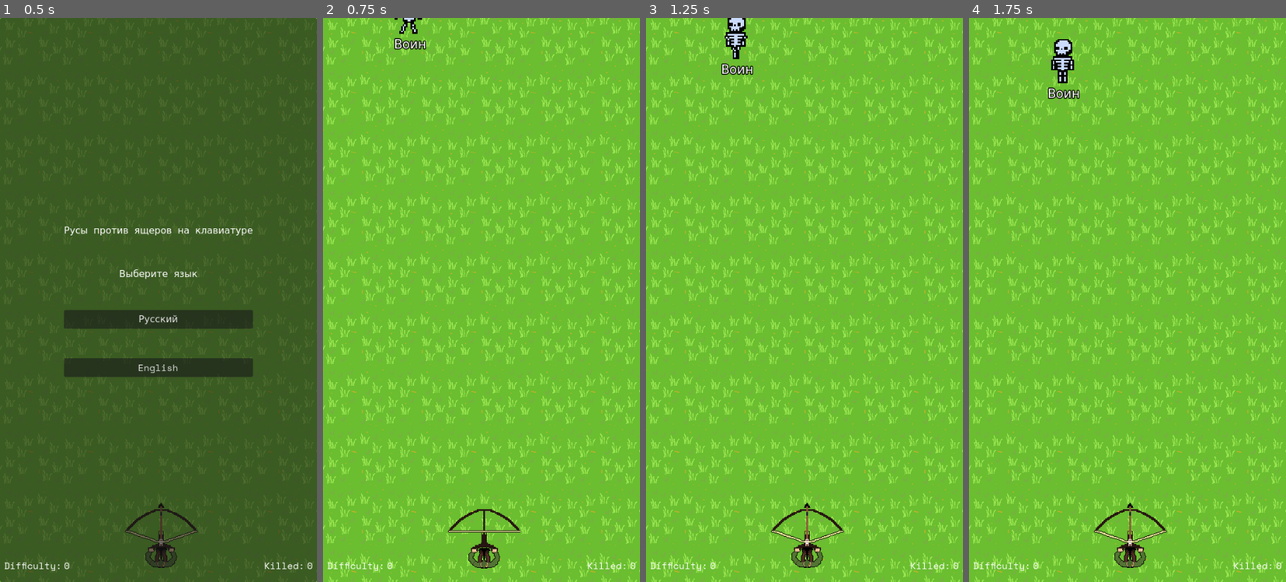
Above: before the commit, frames 1-4 (left to right).
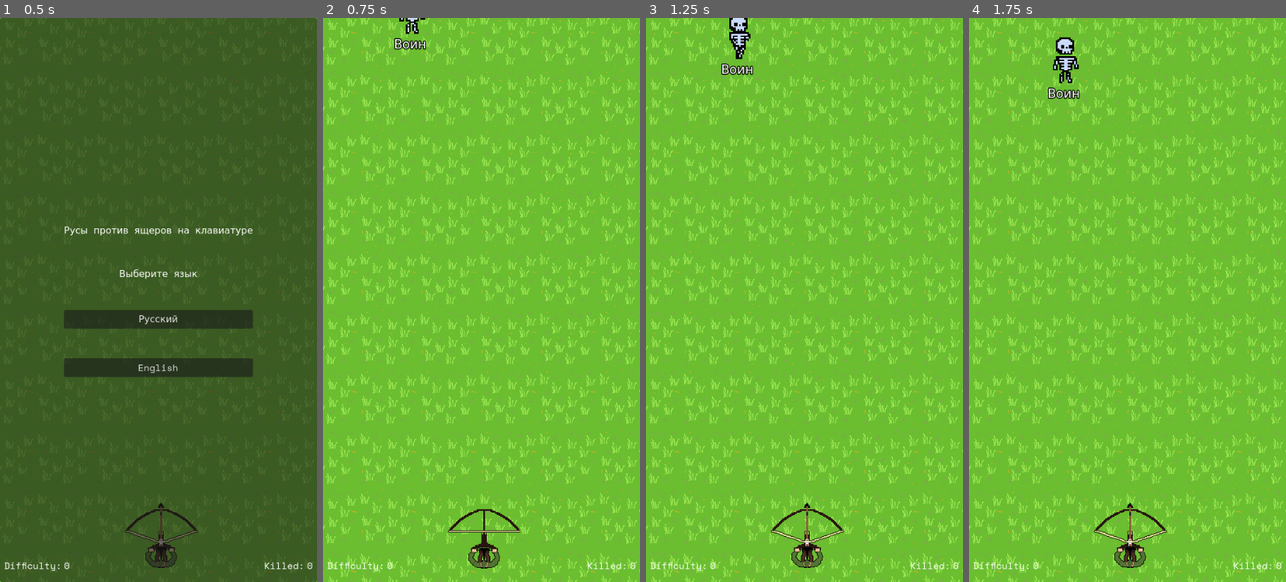
Above: after the commit, the same moments.

Repository: AshTrait0r/shootemup
Game: Godot game, scene res://Scenes/Main.tscn
Same seed, same stepped clock (60 frames per second), same inputs: the game is played once before the commit and once after it.
Inputs:
- Up to frame 1 (0.5 s): no input
- Up to frame 2 (0.75 s): click "Русский" at 0.5 s
- Up to frame 3 (1.25 s): no input
- Up to frame 4 (1.75 s): tap Enter at 1.25 s

Frame 1 is identical in both runs. In frame 2, 0.1% of the frame differs, in the area x 22-33%, y 0-3%; in frame 3, 0.3%; in frame 4, 0.4%, in the area x 25-35%, y 3-12%.

Commit message:
added script for death animation

Diff:
--- a/Scenes/Enemy.tscn
+++ b/Scenes/Enemy.tscn
@@ -1,10 +1,14 @@
-[gd_scene load_steps=14 format=3 uid="uid://c7wkfcwegnan7"]
+[gd_scene load_steps=18 format=3 uid="uid://c7wkfcwegnan7"]
 
 [ext_resource type="Script" path="res://Scripts/Enemy.gd" id="1_tn8v1"]
 [ext_resource type="FontFile" uid="uid://ycaiqwy2b78f" path="res://assets/SpaceMono-Regular.ttf" id="2_ionsd"]
 [ext_resource type="Texture2D" uid="uid://crg7rje6e1yyl" path="res://assets/Fantasy/Enemies/Skeleton_cute/Skeleton-cute1.png" id="3_chbvc"]
+[ext_resource type="Texture2D" uid="uid://dae6f8jbsm7h2" path="res://assets/Fantasy/Enemies/Skeleton/Skeleton2.png" id="3_sfwfk"]
 [ext_resource type="Texture2D" uid="uid://cgedcn1b0d6am" path="res://assets/Fantasy/Enemies/Skeleton_cute/Skeleton-cute2.png" id="4_01b70"]
+[ext_resource type="Texture2D" uid="uid://cduhy1106113g" path="res://assets/Fantasy/Enemies/Skeleton/Skeleton3.png" id="4_rjmbs"]
 [ext_resource type="Texture2D" uid="uid://b4g7cser1k1cs" path="res://assets/Fantasy/Enemies/Skeleton_cute/Skeleton-cute3.png" id="5_70iu5"]
+[ext_resource type="Texture2D" uid="uid://bitco2a6te1iu" path="res://assets/Fantasy/Enemies/Skeleton/Skeleton4.png" id="5_cyu7x"]
+[ext_resource type="Texture2D" uid="uid://cnj55w25v2cj6" path="res://assets/Fantasy/Enemies/Skeleton/Skeleton5.png" id="6_dwckt"]
 [ext_resource type="Texture2D" uid="uid://d1rk0jifg8wnn" path="res://assets/Fantasy/Enemies/Skeleton_cute/Skeleton-cute4.png" id="6_ya6ic"]
 [ext_resource type="Texture2D" uid="uid://1yn35p6qh28k" path="res://assets/Fantasy/Enemies/Skeleton_cute/Skeleton-cute5.png" id="7_3vpwt"]
 [ext_resource type="Texture2D" uid="uid://de1itsjqsshq5" path="res://assets/Fantasy/Enemies/Skeleton_cute/Skeleton-cute6.png" id="8_wd0p2"]
@@ -521,6 +525,23 @@
 animations = [{
 "frames": [{
 "duration": 1.0,
+"texture": ExtResource("3_sfwfk")
+}, {
+"duration": 1.0,
+"texture": ExtResource("4_rjmbs")
+}, {
+"duration": 1.0,
+"texture": ExtResource("5_cyu7x")
+}, {
+"duration": 1.0,
+"texture": ExtResource("6_dwckt")
+}],
+"loop": true,
+"name": &"death",
+"speed": 5.0
+}, {
+"frames": [{
+"duration": 1.0,
 "texture": ExtResource("3_chbvc")
 }, {
 "duration": 1.0,
@@ -579,10 +600,14 @@
 position = Vector2(3.8147e-06, -12)
 scale = Vector2(2.77813, 2.67741)
 sprite_frames = SubResource("SpriteFrames_gc6qm")
+animation = &"death"
 autoplay = "default"
-frame_progress = 0.968926
 
 [node name="StunnedTimer" type="Timer" parent="."]
 wait_time = 0.2
 
+[node name="DeathTimer" type="Timer" parent="."]
+one_shot = true
+
 [connection signal="timeout" from="StunnedTimer" to="." method="_on_stunned_timer_timeout"]
+[connection signal="timeout" from="DeathTimer" to="." method="_on_death_timer_timeout"]
--- a/Scripts/Enemy.gd
+++ b/Scripts/Enemy.gd
@@ -10,19 +10,21 @@
 @export_range(0,1000,0.1) var speed: float
 @export var health: int
 
-@onready var sprite = $AnimatedSprite2D
-@onready var prompt = $RichTextLabel
+@onready var sprite: AnimatedSprite2D = $AnimatedSprite2D
+@onready var prompt: RichTextLabel = $RichTextLabel
 @onready var prompt_text = prompt.text
 
 var player_position
 var target_position
 @onready var player = get_parent().get_parent().get_node("Player")
-@onready var stunned_timer = $StunnedTimer
-var is_stunned = false
+@onready var stunned_timer: Timer = $StunnedTimer
+@onready var death_timer: Timer = $DeathTimer
+var is_stunned: bool = false
+var is_dead: bool = false
 
 
 func _ready() -> void:
-	if global_position.x > 270:
+	if global_position.x < 270:
 		sprite.set_flip_h(true)
 	prompt_text = PromptList.get_prompt()
 	health = prompt_text.length()
@@ -32,12 +34,12 @@
 
 func _physics_process(_delta: float) -> void:
 
-	if global_position.x > 270:
+	if global_position.x < 270:
 		sprite.set_flip_h(true)
 	else:
 		sprite.set_flip_h(false)
 
-	if is_stunned:
+	if is_stunned or is_dead:
 		velocity = Vector2.ZERO
 		return
 
@@ -52,10 +54,16 @@
 	stunned_timer.start()
 	health -= 1
 	if health == 0:
-		queue_free()
+		is_dead = true
+		sprite.animation = "death"
+		death_timer.start()
+		#queue_free()
 
 func _on_stunned_timer_timeout():
 	is_stunned = false
+
+func _on_death_timer_timeout():
+	queue_free()
 
 func set_difficulty(difficulty: int):
 	handle_difficulty_increased(difficulty)
--- a/Scripts/Main.gd
+++ b/Scripts/Main.gd
@@ -30,7 +30,7 @@
 var correctlytyped: float = 0
 var incorrectlytyped: float = 0
 var firstletters: Array
-
+@onready var spawn_timer_time: int = spawn_timer.wait_time
 
 func _ready() -> void:
 	show_start_screen()
@@ -94,7 +94,7 @@
 					active_enemy = null
 					enemies_killed += 1
 					killed_value.text = str(enemies_killed)
-					if enemy_container.get_child_count() < 2:
+					if enemy_container.get_child_count() < 3:
 						spawn_enemy()
 			else:
 				print("incorrectly typed %s instead of %s" % [key_typed, next_character])
@@ -148,6 +148,7 @@
 		accuracy = correctlytyped * 100 / (correctlytyped+incorrectlytyped)
 	accuracy_value.text = str(snapped(accuracy,0.001))
 	game_over_screen.show()
+	spawn_timer.wait_time = spawn_timer_time
 	spawn_timer.stop()
 	difficulty_timer.stop()
 	active_enemy = null
--- a/Scripts/Projectile.gd
+++ b/Scripts/Projectile.gd
@@ -8,6 +8,7 @@
 var active_enemy: Enemy
 
 func _ready() -> void:
+	rotate(deg_to_rad(-90))
 	body_entered.connect(on_body_entered)
 	deletion_timer.start()
 
--- a/Scripts/PromptList.gd
+++ b/Scripts/PromptList.gd
@@ -56,6 +56,6 @@
 var russian_words: String = "Эльф,Орк,Гном,Фея,Меч,Демон,Король,Принц,Замок,Чудо,\
 Закон,Тролль,Герой,Подарок,Зелье,Персонаж,Загадка,Сокровище,\
 Портал,Миф,Проклятие,Путешествие,Эпос,Призрак,Легенда,Эпик,Существо,\
-Кристалл,Колдун,Волшебство,Воин,Квест,Фантазия,Приключение,Чудовище,\
-Дракон,Волшебный,Магия,Таинство,Волшебник,Принцесса,Заклинание,Воинство,\
-Затерянный,Сокровищница,Волшебство,Магический,Приключение,Заклинатель"\
+Кристалл,Колдун,Магия,Воин,Квест,Фантазия,Приключение,Чудовище,\
+Дракон,Чудо,Магия,Таинство,Волшебник,Принцесса,Заклинание,Воинство,\
+Затерянный,Сокровищница,Волшебство,Секрет,Приключение,Заклинатель"\
Not shown, changed: export_presets.cfg
